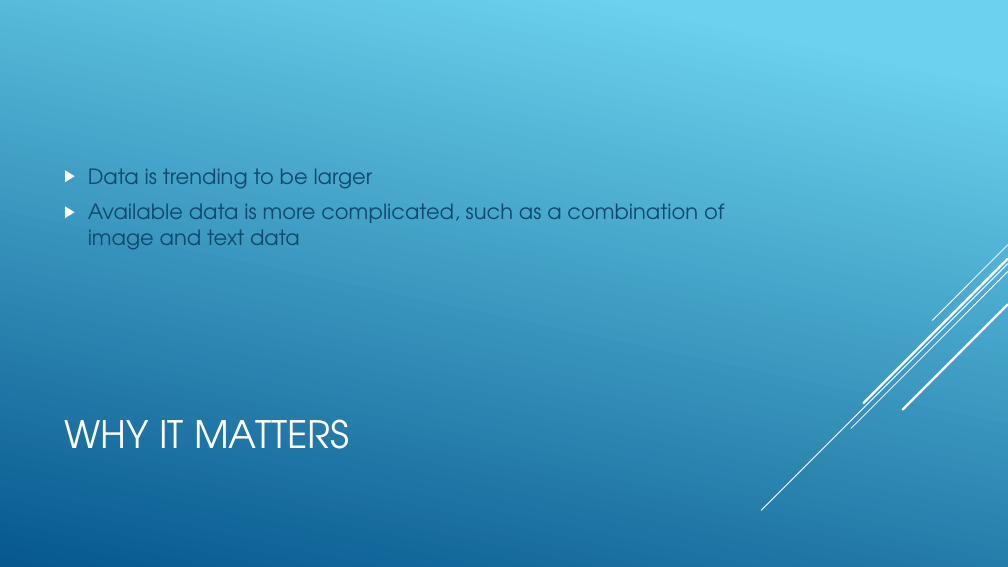
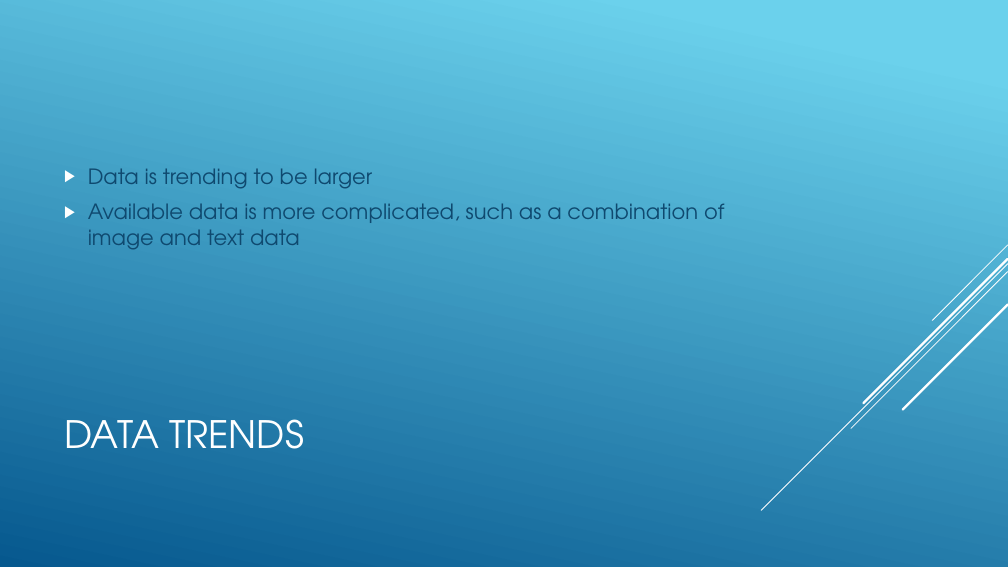
Before and after one commit to cpluspluscrowe/ResearchDirectionsTermPaper, a slide deck: slide 5 of Monthly Update.pptx (slide 2 before the commit). Drawn at 1008x567 pixels with LibreOffice and Linux fonts; fonts in the diff are those of the drawing. Boxes give left, top, right and bottom in pixels: in the first picture for what was removed or moved away, otherwise in the second. Text is boxed around its words. In the diff, an @@ line names an element or a change of style, - is before the commit and + after.

```diff
--- a/Monthly Update.pptx
+++ b/Monthly Update.pptx
@@ title at box(64, 419, 304, 449): text changed @@
-WHY IT MATTERS
+DATA TRENDS
```
Also in this commit, not shown: 1 other slide changed, 5 slides added, 1 slide removed.
